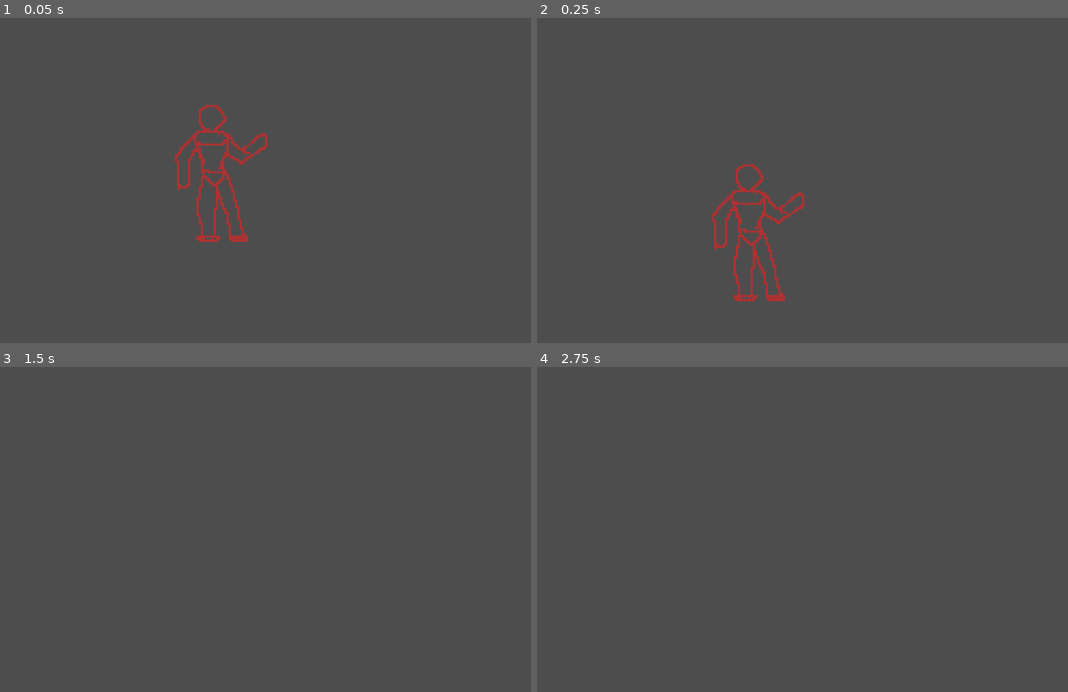
Above: before the commit, frames 1-4 (two rows, left to right).
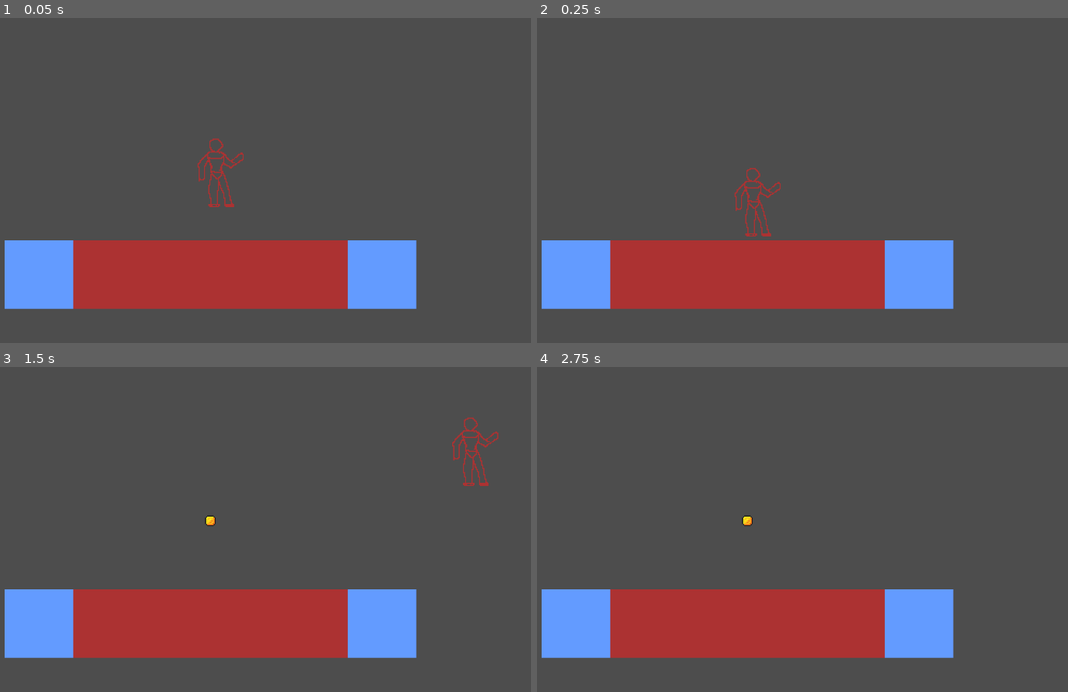
Above: after the commit, the same moments.

Repository: MikoBass/VersaBlade
Game: Godot game, scene res://scenes/game.tscn
Two runs of this game, one before a commit and one after it. Both use one fixed random seed, a clock stepped at 60 frames per second and the inputs below.
Inputs:
- Up to frame 1 (0.05 s): no input
- Up to frame 2 (0.25 s): no input
- Up to frame 3 (1.5 s): tap Enter (ui_accept) at 0.5 s; hold D (mov_right) from 0.53 s (still down); tap Space (mov_jump) at 0.6, 0.77, 1.07, 1.35 s
- Up to frame 4 (2.75 s): tap Space (mov_jump) at 1.52, 1.82, 2.1 s; tap Enter (ui_accept) at 2 s; release D (mov_right) at 2.03 s; hold A (mov_left) from 2.03 s (still down)

The runs differ from the first frame. In frame 1, 18% of the frame differs, in the area x 0-79%, y 26-90%; in frame 2, 17%; in frame 3, 17%; in frame 4, 16%.

Commit message:
made spawning a temp blade it doesnt work well but it sure as shit is as much as i know rn

Diff:
--- a/scenes/game.tscn
+++ b/scenes/game.tscn
@@ -1,12 +1,60 @@
-[gd_scene format=3 uid="uid://b7qfoaewyt1go"]
+[gd_scene format=4 uid="uid://b7qfoaewyt1go"]
 
+[ext_resource type="Script" uid="uid://b3jq5gcroos7f" path="res://scripts/global.gd" id="1_lnu2h"]
 [ext_resource type="PackedScene" uid="uid://drl1qk6fwlh3v" path="res://scenes/player.tscn" id="1_uwrxv"]
+[ext_resource type="Texture2D" uid="uid://cv302ydsjtvlp" path="res://assets/sprites/tiles_test.png" id="2_yqjtg"]
+
+[sub_resource type="TileSetAtlasSource" id="TileSetAtlasSource_yqjtg"]
+texture = ExtResource("2_yqjtg")
+texture_region_size = Vector2i(64, 64)
+0:0/0 = 0
+0:0/0/physics_layer_0/polygon_0/points = PackedVector2Array(-32, -32, 32, -32, 32, 32, -32, 32)
+1:0/0 = 0
+1:0/0/physics_layer_0/polygon_0/points = PackedVector2Array(-32, -32, 32, -32, 32, 32, -32, 32)
+2:0/0 = 0
+2:0/0/physics_layer_0/polygon_0/points = PackedVector2Array(-32, -32, 32, -32, 32, 32, -32, 32)
+3:0/0 = 0
+3:0/0/physics_layer_0/polygon_0/points = PackedVector2Array(-32, -32, 32, -32, 32, 32, -32, 32)
+0:1/0 = 0
+0:1/0/physics_layer_0/polygon_0/points = PackedVector2Array(-32, -32, 32, -32, 32, 32, -32, 32)
+1:1/0 = 0
+1:1/0/physics_layer_0/polygon_0/points = PackedVector2Array(-32, -32, 32, -32, 32, 32, -32, 32)
+2:1/0 = 0
+2:1/0/physics_layer_0/polygon_0/points = PackedVector2Array(-32, -32, 32, -32, 32, 32, -32, 32)
+3:1/0 = 0
+3:1/0/physics_layer_0/polygon_0/points = PackedVector2Array(-32, -32, 32, -32, 32, 32, -32, 32)
+0:2/0 = 0
+0:2/0/physics_layer_0/polygon_0/points = PackedVector2Array(-32, -32, 32, -32, 32, 32, -32, 32)
+1:2/0 = 0
+1:2/0/physics_layer_0/polygon_0/points = PackedVector2Array(-32, -32, 32, -32, 32, 32, -32, 32)
+2:2/0 = 0
+2:2/0/physics_layer_0/polygon_0/points = PackedVector2Array(-32, -32, 32, -32, 32, 32, -32, 32)
+3:2/0 = 0
+3:2/0/physics_layer_0/polygon_0/points = PackedVector2Array(-32, -32, 32, -32, 32, 32, -32, 32)
+0:3/0 = 0
+0:3/0/physics_layer_0/polygon_0/points = PackedVector2Array(-32, -32, 32, -32, 32, 32, -32, 32)
+1:3/0 = 0
+1:3/0/physics_layer_0/polygon_0/points = PackedVector2Array(-32, -32, 32, -32, 32, 32, -32, 32)
+2:3/0 = 0
+2:3/0/physics_layer_0/polygon_0/points = PackedVector2Array(-32, -32, 32, -32, 32, 32, -32, 32)
+3:3/0 = 0
+3:3/0/physics_layer_0/polygon_0/points = PackedVector2Array(-32, -32, 32, -32, 32, 32, -32, 32)
+
+[sub_resource type="TileSet" id="TileSet_lbhrr"]
+tile_size = Vector2i(64, 64)
+physics_layer_0/collision_layer = 1
+sources/1 = SubResource("TileSetAtlasSource_yqjtg")
 
 [node name="Game" type="Node2D" unique_id=235267556]
+script = ExtResource("1_lnu2h")
 
 [node name="player" parent="." unique_id=254468400 instance=ExtResource("1_uwrxv")]
 position = Vector2(11, 10)
 
 [node name="Camera2D" type="Camera2D" parent="." unique_id=864120420]
-position = Vector2(10, -1)
-zoom = Vector2(4, 4)
+position = Vector2(11, -2)
+zoom = Vector2(2, 2)
+
+[node name="TileMapLayer" type="TileMapLayer" parent="." unique_id=1949530274]
+tile_map_data = PackedByteArray("AAD//wEAAQAAAAAAAAAAAAEAAQAAAAAAAAABAAEAAQAAAAAAAAD+/wEAAQAAAAAAAAACAAEAAQABAAAAAAD9/wEAAQABAAAAAAA=")
+tile_set = SubResource("TileSet_lbhrr")
--- /dev/null
+++ b/scenes/versablade.tscn
@@ -0,0 +1,30 @@
+[gd_scene format=3 uid="uid://bq2ugrfcmq160"]
+
+[ext_resource type="Texture2D" uid="uid://bf1120a8re25j" path="res://assets/sprites/coin.png" id="1_182ho"]
+
+[sub_resource type="RectangleShape2D" id="RectangleShape2D_ffocg"]
+
+[sub_resource type="AtlasTexture" id="AtlasTexture_182ho"]
+atlas = ExtResource("1_182ho")
+region = Rect2(0, 0, 16, 16)
+
+[sub_resource type="SpriteFrames" id="SpriteFrames_182ho"]
+animations = [{
+"frames": [{
+"duration": 1.0,
+"texture": SubResource("AtlasTexture_182ho")
+}],
+"loop": true,
+"name": &"default",
+"speed": 5.0
+}]
+
+[node name="versablade" type="Node2D" unique_id=536361877]
+
+[node name="Area2D" type="Area2D" parent="." unique_id=1900785207]
+
+[node name="CollisionShape2D" type="CollisionShape2D" parent="Area2D" unique_id=914846441]
+shape = SubResource("RectangleShape2D_ffocg")
+
+[node name="AnimatedSprite2D" type="AnimatedSprite2D" parent="Area2D" unique_id=1426620072]
+sprite_frames = SubResource("SpriteFrames_182ho")
--- /dev/null
+++ b/scripts/global.gd
@@ -0,0 +1,10 @@
+extends Node2D
+
+# Called when the node enters the scene tree for the first time.
+func _ready() -> void:
+	pass # Replace with function body.
+
+
+# Called every frame. 'delta' is the elapsed time since the previous frame.
+func _process(delta: float) -> void:
+	pass
--- a/scripts/player.gd
+++ b/scripts/player.gd
@@ -1,17 +1,29 @@
 extends CharacterBody2D
-
+@onready var versaBladeScene = load("res://scenes/versablade.tscn")
 
 const SPEED = 300.0 #pixels per second
 const JUMP_VELOCITY = -400.0 # negative number means go up
 const DECEL = 20; # set decelaration speed
+const THROW_SPEED = 200
+var jumpCounter = 0;
+
+func throw():
+	var versaBlade = versaBladeScene.instantiate()
+	add_child(versaBlade) # adds the thing to scene
+	versaBlade.global_position = position # sets things position to players on spawn
+	versaBlade.set_as_top_level(true) # lets the spawned thing not follow the player
+# add a thing that makes the blade move
+
 func _physics_process(delta: float) -> void:
+	if is_on_floor():
+		jumpCounter = 0;
 	if not is_on_floor():
 		velocity += get_gravity() * delta # apply gravity function to all move vectors per frame
-		move_and_slide() # applies all _physics_process program to player this goes at the end
 		# generally the easiest way can fuck with it too modify jump feel
-
-	if Input.is_action_just_pressed("mov_jump"):# and is_on_floor(): # checks if space pressed and on floor
+	if Input.is_action_just_pressed("mov_jump") and jumpCounter < 2:# and is_on_floor(): # checks if space pressed and on floor
 		velocity.y = JUMP_VELOCITY # sets y vector to the jump velocity
+		jumpCounter += 1 # counts jumps until its 2 so the double jump is the max
+		throw()
 		#double jump requires a jump counter to interact with this and to zero it after touching the floor
 		# havent added a floor so not just yet
 	if Input.is_action_pressed("mov_left") and not Input.is_action_pressed("mov_right"):
@@ -19,8 +31,8 @@
 	elif Input.is_action_pressed("mov_right") and not Input.is_action_pressed("mov_left"):
 		velocity.x = move_toward(velocity.x, SPEED, 15)
 	else:
-
 		velocity.x = move_toward(velocity.x, 0, DECEL)
+	move_and_slide() # applies all _physics_process program to player this goes at the end
 	#if (Input.is_action_pressed("mov_right") and Input.is_action_pressed("mov_left")) or (( not Input.is_action_pressed("mov_right") and not Input.is_action_pressed("mov_left"))):s
 		# my movement system sure does work
 		# cant wait till that one bug appears that fucks with direction god i hope it wont
Binary file added: assets/sprites/tiles_test.png
Not shown, added: assets/sprites/tiles_test.png.import
Not shown, added: scripts/global.gd.uid
